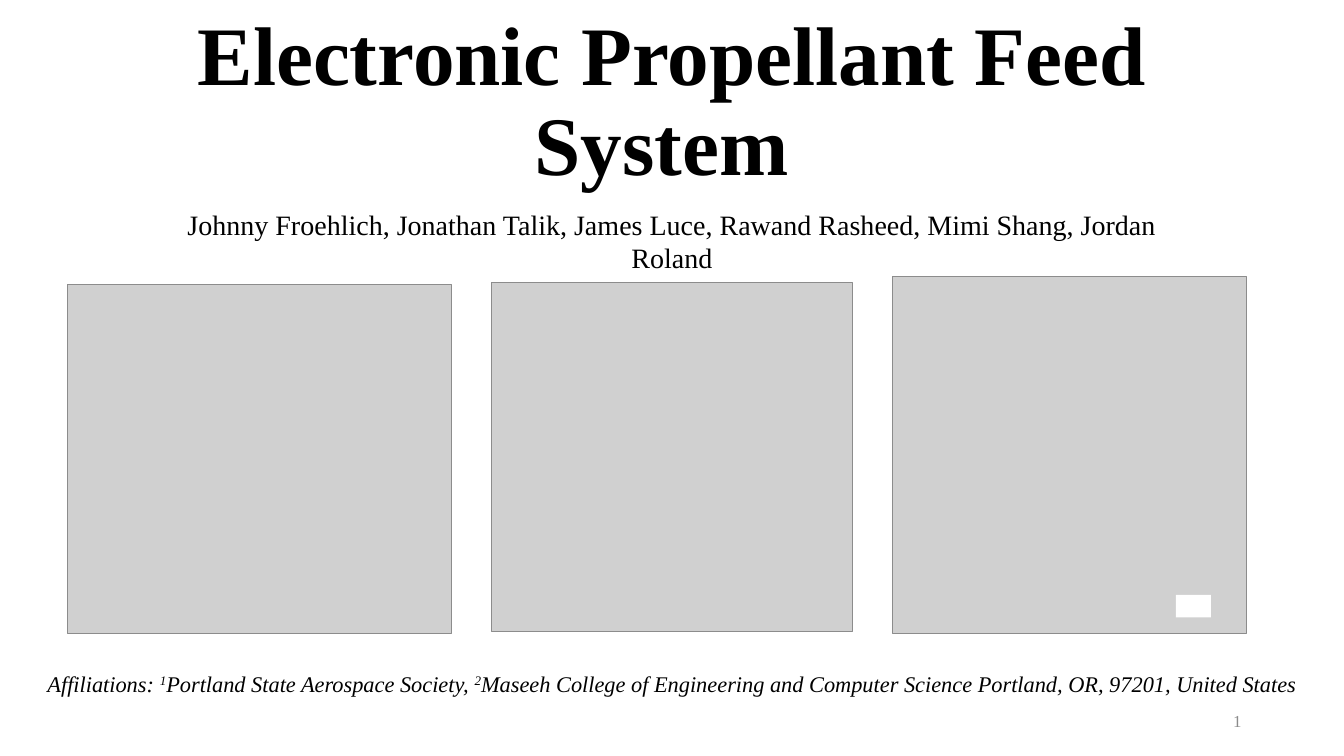
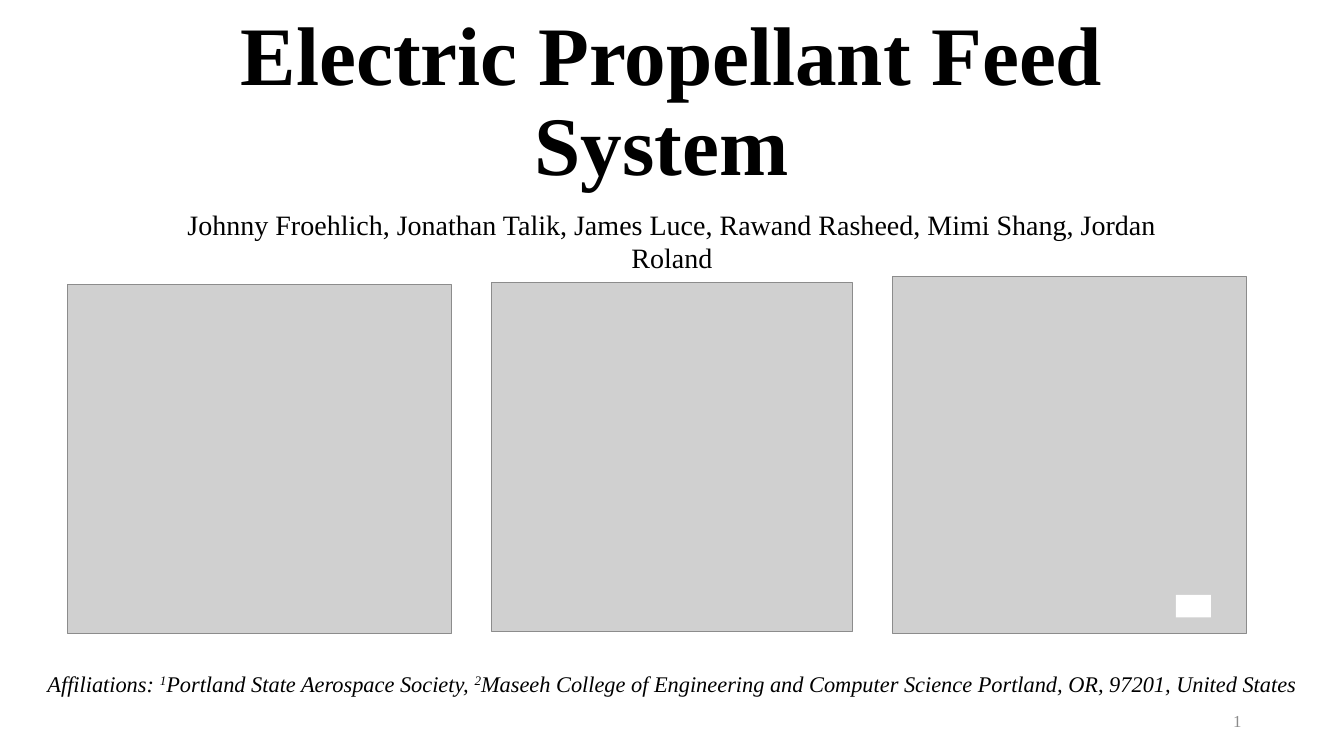
Before and after one commit to psas/electric-feed-system-prototype, a slide deck: slide 1 of Docs/Presentations/Slides/Capstone Showcase Active.pptx. Drawn at 1344x756 pixels with LibreOffice and Linux fonts; fonts in the diff are those of the drawing; grey boxes stand for pictures. Boxes give left, top, right and bottom in pixels: in the first picture for what was removed or moved away, otherwise in the second. Text is boxed around its words. In the diff, an @@ line names an element or a change of style, - is before the commit and + after.

Commit message:
slide edits

```diff
--- a/Docs/Presentations/Slides/Capstone Showcase Active.pptx
+++ b/Docs/Presentations/Slides/Capstone Showcase Active.pptx
@@ title at (241,27,1103,190): text changed @@
-Electronic Propellant Feed System
+Electric Propellant Feed System
```
